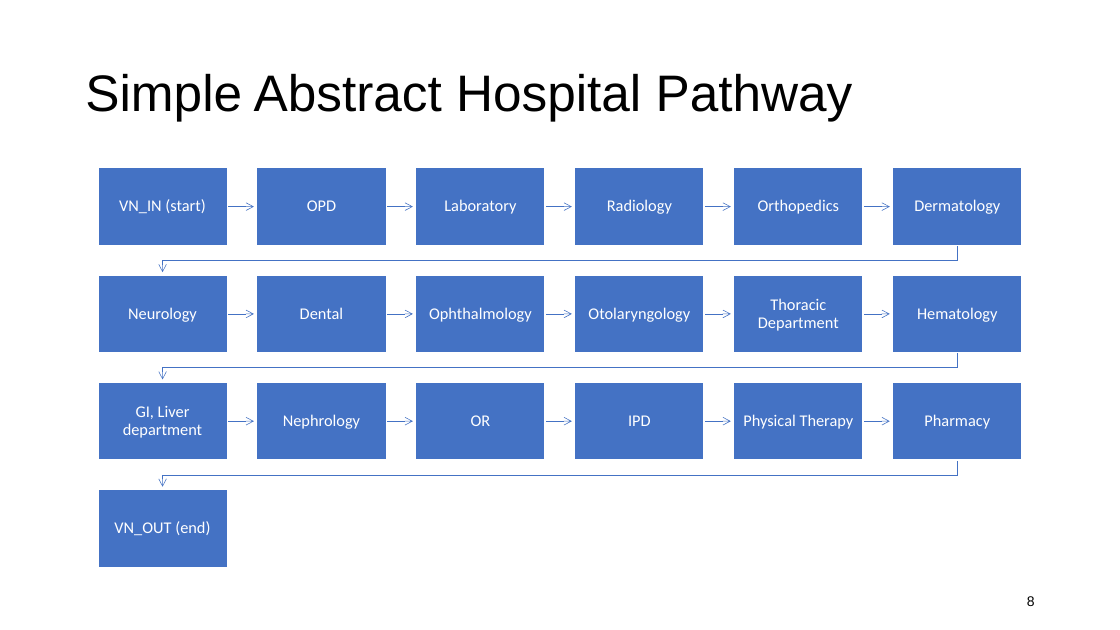
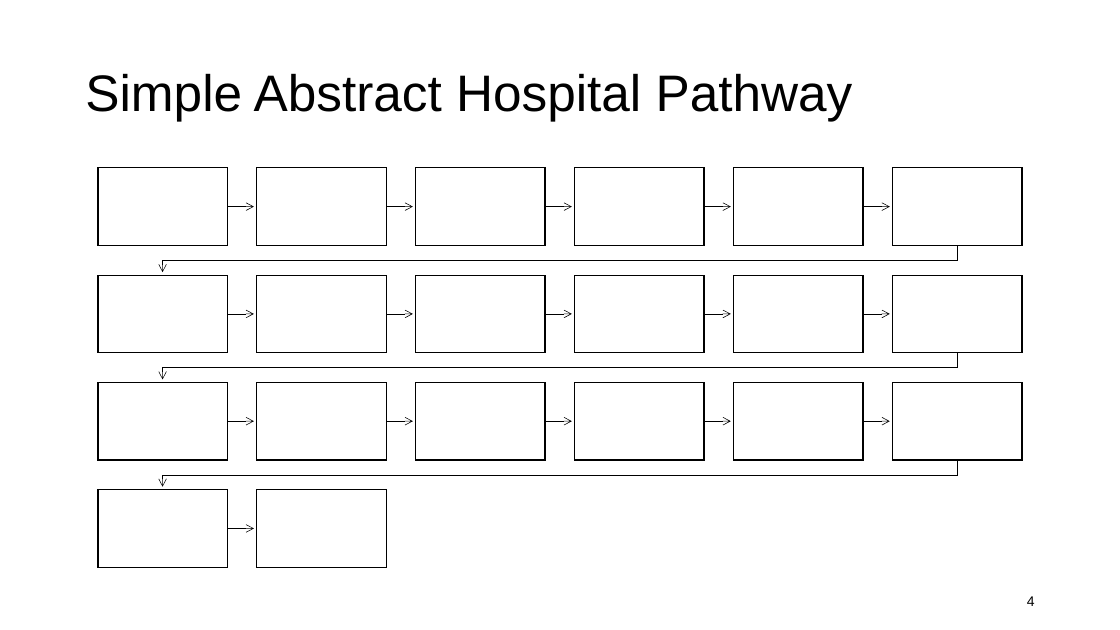
Before and after one commit to kawin7538/ds_hospital_project, a slide deck: slide 4 of memo_presentation/memo.pptx (slide 8 before the commit). Drawn at 1120x630 pixels with LibreOffice and Linux fonts; fonts in the diff are those of the drawing. Boxes give left, top, right and bottom in pixels: in the first picture for what was removed or moved away, otherwise in the second. Text is boxed around its words. In the diff, an @@ line names an element or a change of style, - is before the commit and + after.

```diff
--- a/memo_presentation/memo.pptx
+++ b/memo_presentation/memo.pptx
@@ outline #4472C4 0.5 pt to #000000 0.5 pt in 18 elements at (x1=227, y1=202, x2=254, y2=211), (x1=386, y1=202, x2=413, y2=211), (x1=545, y1=202, x2=572, y2=211), (x1=704, y1=202, x2=731, y2=211), (x1=863, y1=202, x2=890, y2=211), (x1=163, y1=245, x2=958, y2=272), (x1=227, y1=310, x2=254, y2=318), (x1=386, y1=310, x2=413, y2=318), (x1=545, y1=310, x2=572, y2=318), (x1=704, y1=310, x2=731, y2=318), (x1=863, y1=310, x2=890, y2=318), (x1=163, y1=353, x2=958, y2=380), (x1=227, y1=417, x2=254, y2=425), (x1=386, y1=417, x2=413, y2=425), (x1=545, y1=417, x2=572, y2=425), (x1=704, y1=417, x2=731, y2=425), (x1=863, y1=417, x2=890, y2=425), (x1=163, y1=460, x2=958, y2=486) @@
@@ fill #4472C4 to #FFFFFF; outline #FFFFFF 1 pt to #000000 1 pt in 19 elements at (x1=98, y1=168, x2=228, y2=245), (x1=257, y1=168, x2=386, y2=245), (x1=416, y1=168, x2=545, y2=245), (x1=575, y1=168, x2=704, y2=245), (x1=734, y1=168, x2=864, y2=245), (x1=893, y1=168, x2=1023, y2=245), (x1=98, y1=276, x2=228, y2=353), (x1=257, y1=276, x2=386, y2=353), (x1=416, y1=276, x2=545, y2=353), (x1=575, y1=276, x2=704, y2=353), (x1=734, y1=276, x2=864, y2=353), (x1=893, y1=276, x2=1023, y2=353), (x1=98, y1=382, x2=228, y2=460), (x1=257, y1=382, x2=386, y2=460), (x1=416, y1=382, x2=545, y2=460), (x1=575, y1=382, x2=704, y2=460), (x1=734, y1=382, x2=864, y2=460), (x1=893, y1=382, x2=1023, y2=460), (x1=98, y1=490, x2=228, y2=567) @@
@@ rectangle added at (x1=257, y1=490, x2=386, y2=567), fill #FFFFFF, outline #000000 1 pt @@
@@ group removed at (x1=114, y1=199, x2=1000, y2=535): 19 texts @@
-VN_IN (start)
-OPD
-Laboratory
-Radiology
-Orthopedics
-Dermatology
-Neurology
-Dental
-Ophthalmology
-Otolaryngology
-Thoracic Department
-Hematology
-GI, Liver department
-Nephrology
-OR
-IPD
-Physical Therapy
-Pharmacy
-VN_OUT (end)
@@ freeform shape added at (x1=227, y1=524, x2=254, y2=533), outline #000000 0.5 pt @@
@@ page number at (x1=1027, y1=596, x2=1035, y2=606): text changed @@
-8
+4
```
Also in this commit, not shown: 9 other slides changed, 3 slides added, 1 slide removed, 3 other files.
